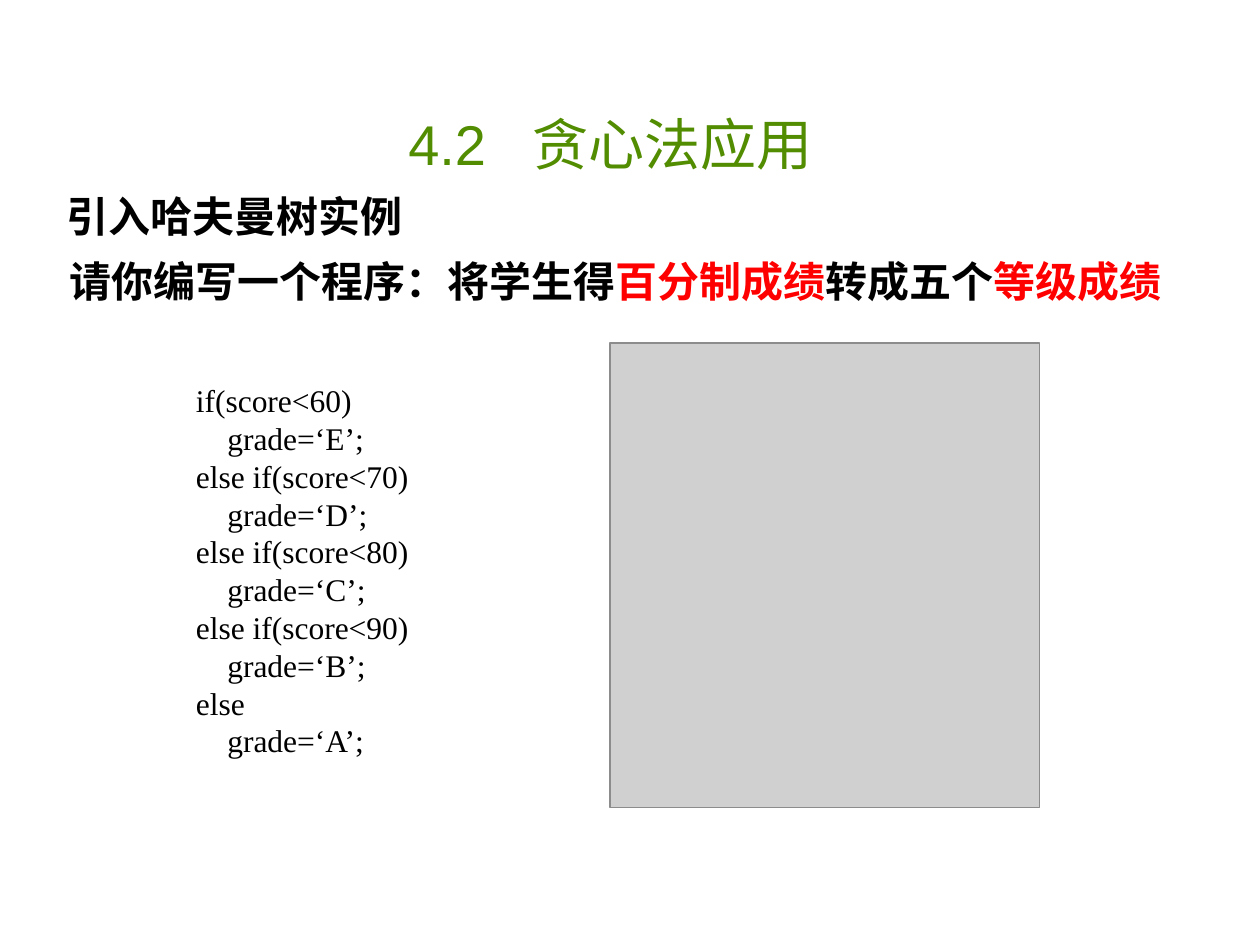
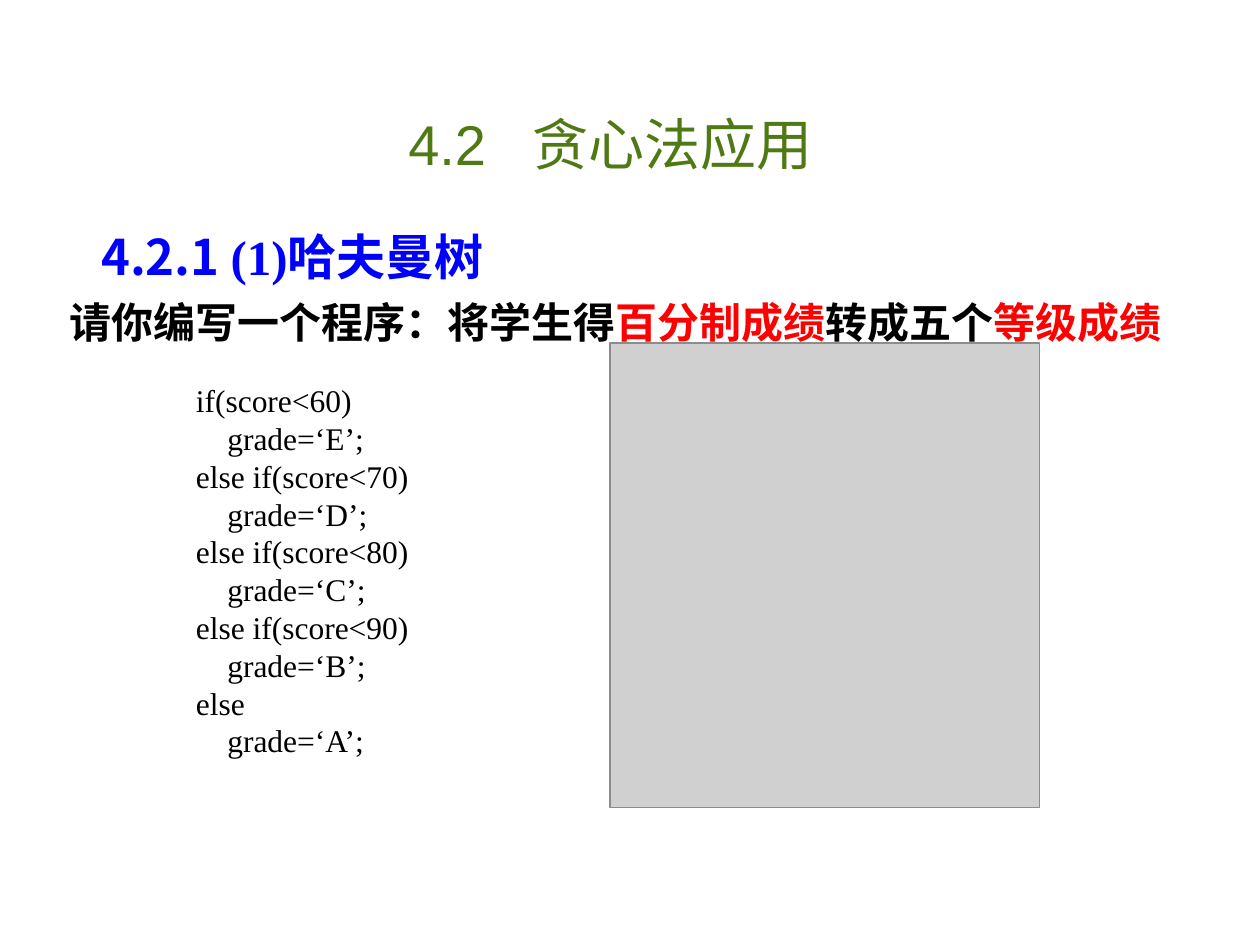
Before and after one commit to liutongling/DP, a slide deck: slide 19 of file/第4章 贪心法.pptx. Drawn at 1260x945 pixels with LibreOffice and Linux fonts; fonts in the diff are those of the drawing; grey boxes stand for pictures; background and template pictures are left out. Boxes give left, top, right and bottom in pixels: in the first picture for what was removed or moved away, otherwise in the second. Text is boxed around its words. In the diff, an @@ line names an element or a change of style, - is before the commit and + after.

Commit message:
贪心算法ppt，以及代码实现

```diff
--- a/file/第4章 贪心法.pptx
+++ b/file/第4章 贪心法.pptx
@@ text "4.2 贪心法应用" at [408, 117, 813, 170]: text colour none to #4F7913 @@
@@ text at [101, 236, 484, 284]: text changed; size 24 to 28 pt; text colour #000000 to #0000FF @@
-引入哈夫曼树实例
+4.2.1 (1)哈夫曼树
@@ text "请你编写一个程序：将学生得百分制成绩转成五个等级成绩" rewrapped from [70, 261, 1162, 301] to [70, 302, 1162, 349] @@
```
Also in this commit, not shown: 17 other slides changed, 2 slides added, 1 slide removed, 3 other files.
